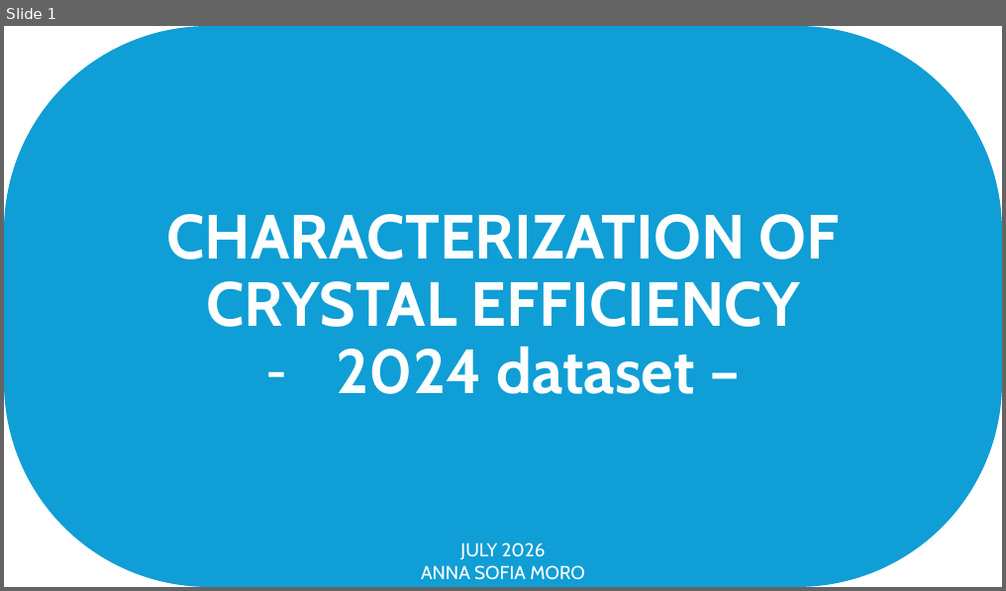
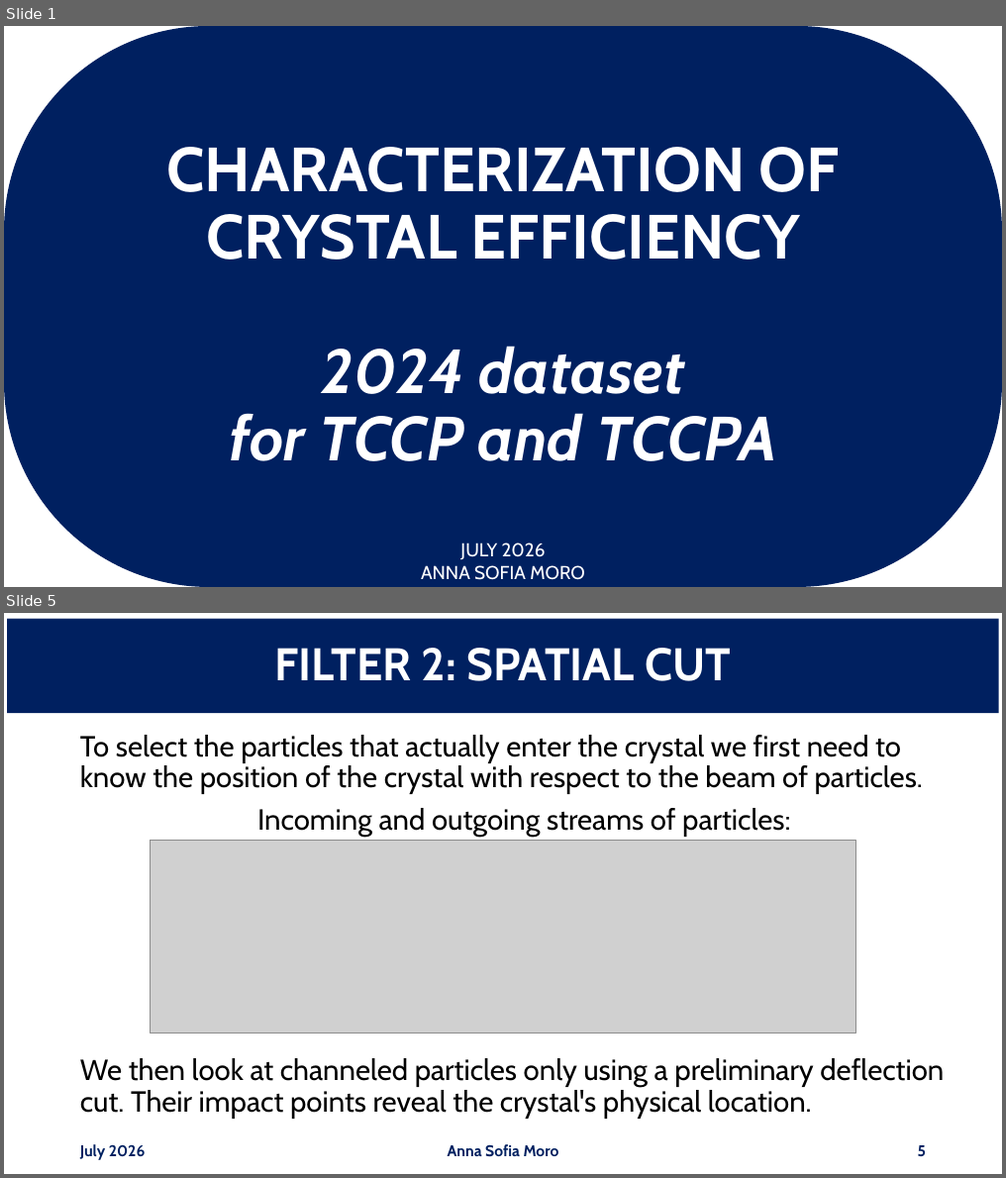
Before and after one commit to annaasofia/tesi, a slide deck: slides/week2.pptx. Shown one above the other, each under a label of ours: slide 1 before the commit, slides 1 and 5 after it; the slides between them are not shown. The pictures are 1006x591 and 1006x1178 pixels, drawn with LibreOffice and Linux fonts; fonts in the diff are those of the drawing; grey boxes stand for pictures. Boxes give left, top, right and bottom in pixels: in the first picture for what was removed or moved away, otherwise in the second. Text is boxed around its words. In the diff, an @@ line names an element or a change of style, - is before the commit and + after.

```diff
--- a/slides/week2.pptx
+++ b/slides/week2.pptx
@@ slide 5 added at <box>4,613,1002,1174</box>, background #FFFFFF @@
@@ title added at <box>7,619,999,713</box>, fill #002060, 44 pt, text #FFFFFF, bold @@
+FILTER 2: SPATIAL CUT
@@ text added at <box>80,735,944,1119</box>, 28 pt, text #000000 @@
+To select the particles that actually enter the crystal we first need to know the position of the crystal with respect to the beam of particles.
+Incoming and outgoing streams of particles:
+We then look at channeled particles only using a preliminary deflection cut. Their impact points reveal the crystal's physical location.
@@ picture added at <box>150,841,856,1033</box> @@
@@ text added at <box>80,1145,146,1160</box>, 15 pt, text #002060, bold @@
+July 2026
@@ text added at <box>448,1145,559,1157</box>, 15 pt, text #002060, bold @@
+Anna Sofia Moro
@@ page number added at <box>918,1146,926,1157</box>, 15 pt, text #002060, bold @@
+5
@@ slide 1 changed as well @@
@@ rounded rectangle "CHARACTERIZATION OF CRYSTAL EFFICIENCY" at <box>4,26,1002,587</box>: fill #0F9ED5 to #002060 @@
@@ text in rounded rectangle at <box>229,346,776,462</box>: text changed; italic on @@
-– 2024 dataset –
+2024 dataset
+for TCCP and TCCPA
```
Also in this commit, not shown: 2 other slides changed, 12 other slides added, 1 other file.
